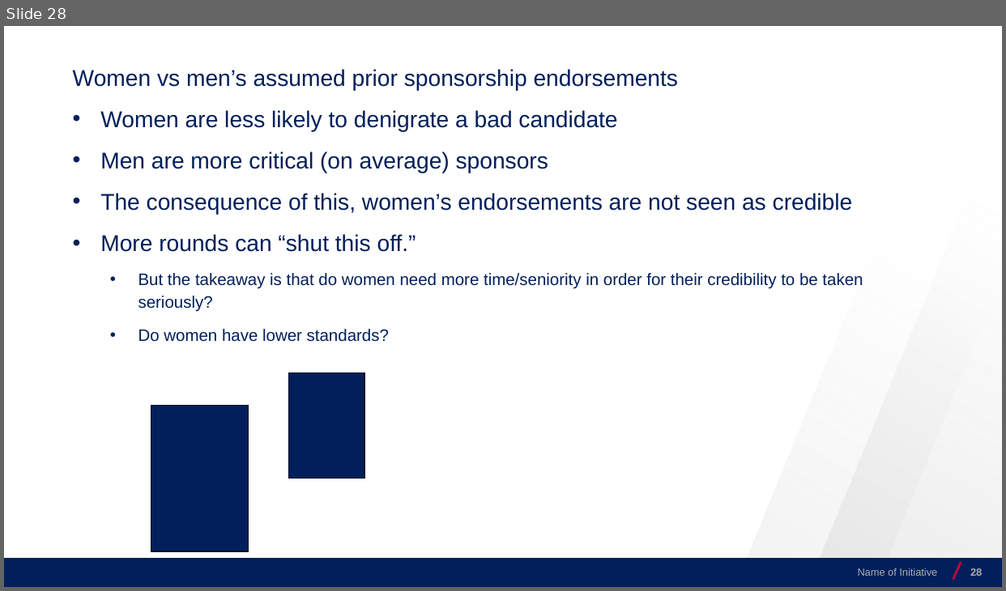
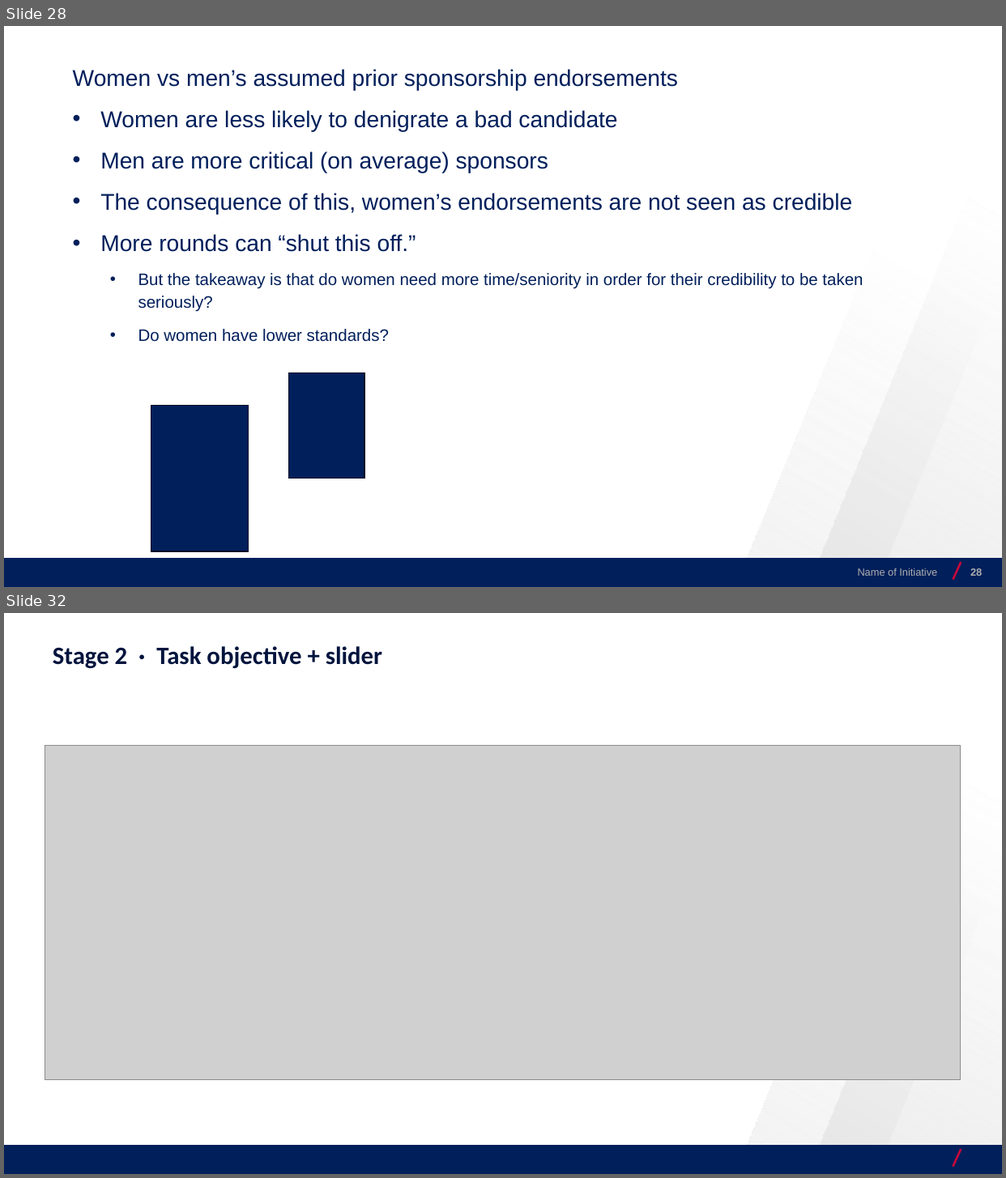
Before and after one commit to josecerv/sponsorship-network, a slide deck: docs/UChicago-0410.pptx. Shown one above the other, each under a label of ours: slide 28 before the commit, slides 28 and 32 after it; the slides between them are not shown. The pictures are 1006x591 and 1006x1178 pixels, drawn with LibreOffice and Linux fonts; fonts in the diff are those of the drawing; grey boxes stand for pictures; background and template pictures are left out. Boxes give left, top, right and bottom in pixels: in the first picture for what was removed or moved away, otherwise in the second. Text is boxed around its words. In the diff, an @@ line names an element or a change of style, - is before the commit and + after.

```diff
--- a/docs/UChicago-0410.pptx
+++ b/docs/UChicago-0410.pptx
@@ slide 32 added at [4, 613, 1002, 1174], background #FFFFFF; not listed: 4 template elements that a slide beside it also shows @@
@@ text added at [53, 646, 382, 669], 24 pt, text #00143D, bold @@
+Stage 2 · Task objective + slider
@@ picture added at [45, 745, 961, 1080] @@
```
Also in this commit, not shown: 5 slides changed, 13 other slides added, 19 other files.
